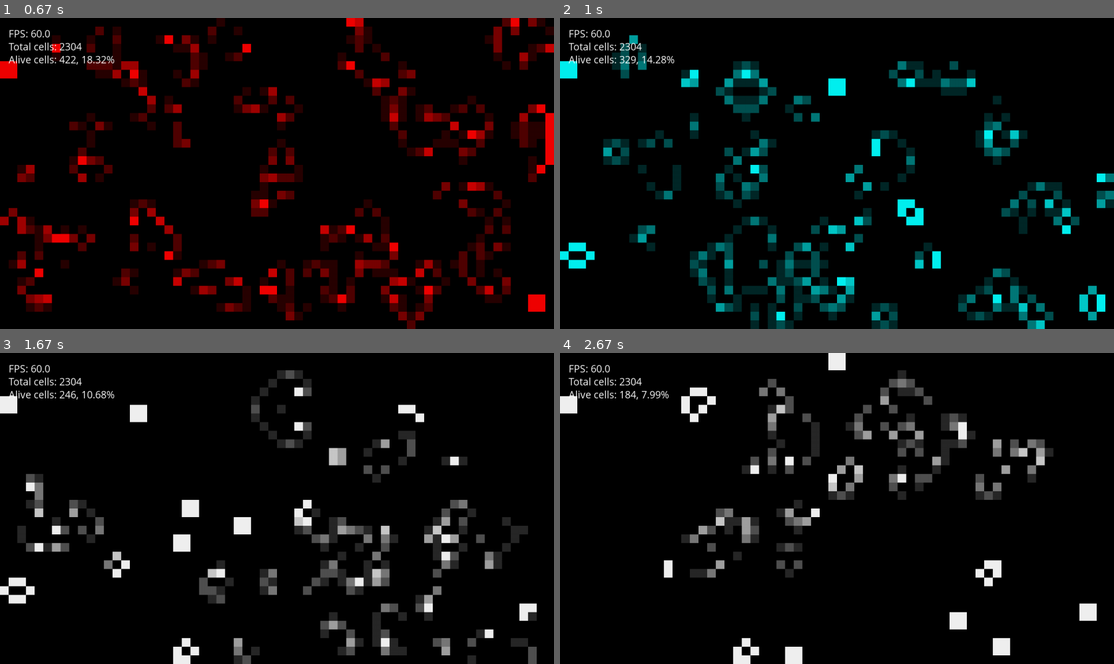
Above: before the commit, frames 1-4 (two rows, left to right).
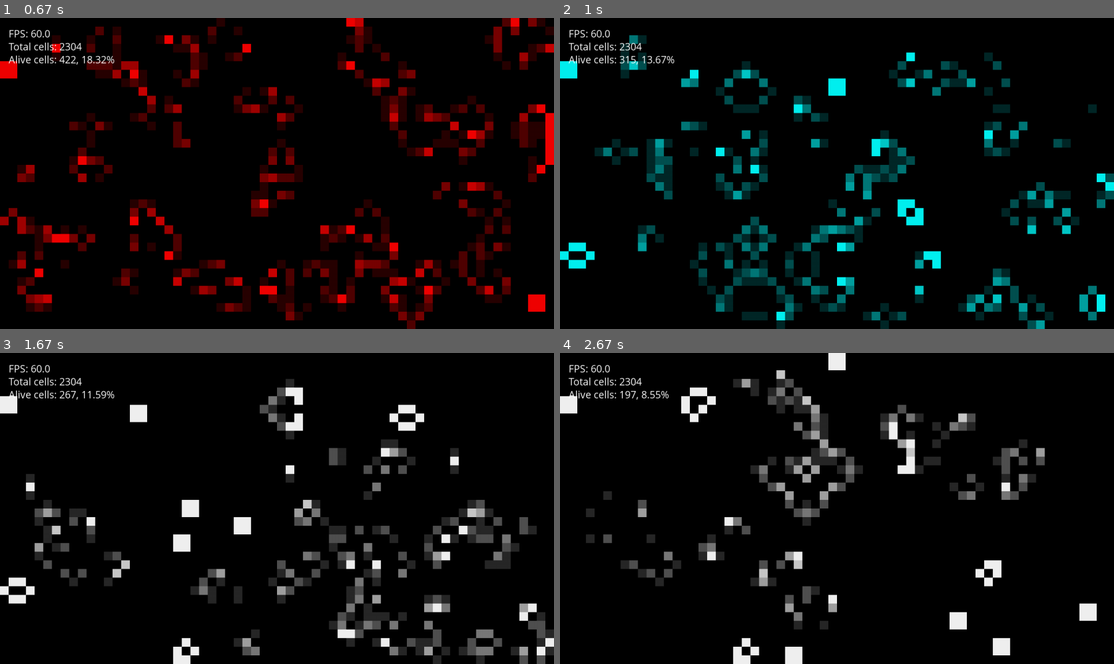
Above: after the commit, the same moments.

Repository: DavideTonin99/pygameoflife
Game: pygame game, started from main.py
Two runs of this game, one before a commit and one after it. Both use one fixed random seed, a clock stepped at 60 frames per second and the inputs below.
Inputs:
- Up to frame 1 (0.67 s): tap Enter at 0.33 s
- Up to frame 2 (1 s): tap C at 0.67 s
- Up to frame 3 (1.67 s): tap G at 1 s; tap W at 1.33 s
- Up to frame 4 (2.67 s): tap B at 1.67, 2.15 s; tap W at 2.07, 2.37, 2.57 s

Frame 1 is identical in both runs. In frame 2, 18% of the frame differs, in the area x 6-100%, y 5-100%; in frame 3, 14%; in frame 4, 11%.

Commit message:
Fixed a bug

Diff:
--- a/main.py
+++ b/main.py
@@ -10,7 +10,7 @@
 game_ended = False; game_stop = False; FPS = 60; CELL_SIZE = 20
 total_cells, alive_cells = 0, 0
 game_board = None
-board_changed = False; initialized_board = False
+board_changed = False; stop_transition = False
 color = "red"
 
 
@@ -114,7 +114,7 @@
     pygame.font.init()
     text_settings = pygame.font.SysFont("Open Sans", 25)
 
-    init_board(); initialized_board = True
+    init_board(); stop_transition = True
 
     while not game_ended:
         # Event handler
@@ -122,13 +122,13 @@
             if event.type == pygame.QUIT: game_ended = True
             if event.type == KEYDOWN:
                 if event.key == K_ESCAPE or event.key == K_F4: game_ended = True
-                if event.key == K_RETURN:                      init_board(); board_changed = True; initialized_board = True
+                if event.key == K_RETURN:                      init_board(); board_changed = True; stop_transition = True
                 if event.key == K_SPACE:                       game_stop = not game_stop
-                if event.key == K_r:                           color = "red"; board_changed = True
-                if event.key == K_g:                           color = "green"; board_changed = True
-                if event.key == K_b:                           color = "blue"; board_changed = True
-                if event.key == K_c:                           color = "cyan"; board_changed = True
-                if event.key == K_w:                           color = "white"; board_changed = True
+                if event.key == K_r:                           color = "red"; board_changed = True; stop_transition = True
+                if event.key == K_g:                           color = "green"; board_changed = True; stop_transition = True
+                if event.key == K_b:                           color = "blue"; board_changed = True; stop_transition = True
+                if event.key == K_c:                           color = "cyan"; board_changed = True; stop_transition = True
+                if event.key == K_w:                           color = "white"; board_changed = True; stop_transition = True
                 if event.key == K_p or event.key == K_PLUS:    resize_board("+"); board_changed = True
                 if event.key == K_m or event.key == K_MINUS:   resize_board("-"); board_changed = True
 
@@ -136,8 +136,8 @@
             pygame.Surface.fill(game_window, (0, 0, 0))
 
 
-            if not initialized_board: game_board_transition()
-            else: initialized_board = not initialized_board
+            if not stop_transition: game_board_transition()
+            else: stop_transition = not stop_transition
             draw_game_board()
 
             total_cells = (WIDTH // CELL_SIZE) * (HEIGHT // CELL_SIZE)
